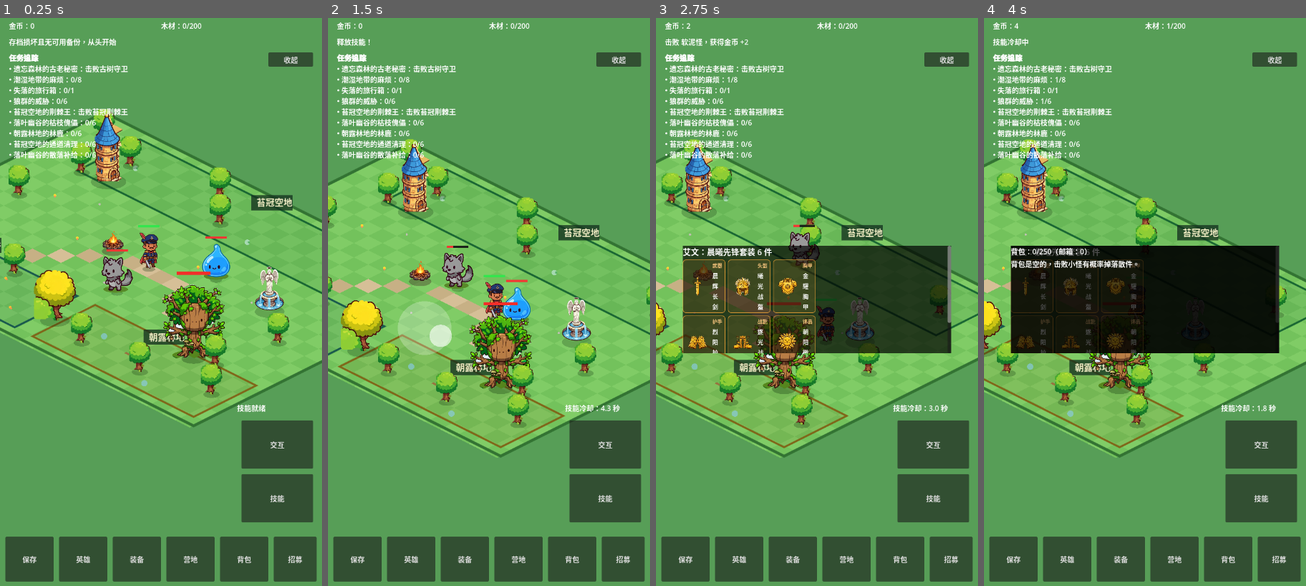
Above: before the commit, frames 1-4 (left to right).
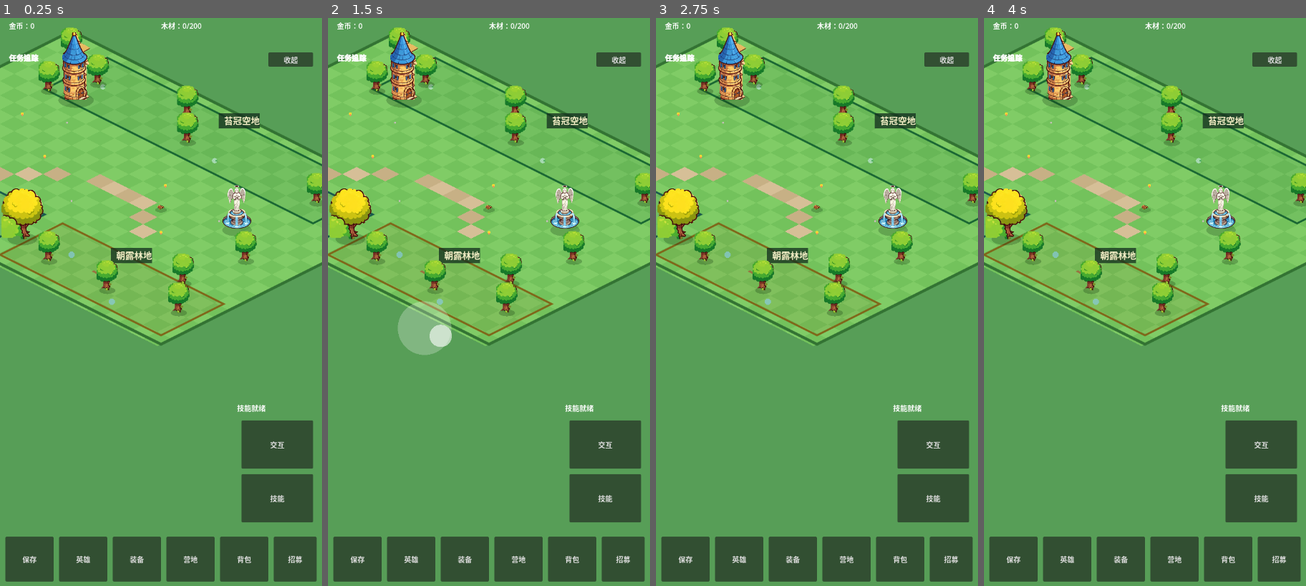
Above: after the commit, the same moments.

Repository: oneyi53/game
Game: Godot game, scene res://scenes/main.tscn
The game is run twice, just before and just after one commit, with the same random seed, the same clock (stepped at 60 frames per second) and the same inputs.
Inputs (mouse positions are in pixels of both pictures, inside the frame that each line leads up to):
- Up to frame 1 (0.25 s): no input
- Up to frame 2 (1.5 s): tap Enter at 0.5 s; move the mouse to (559, 273) at 0.52 s; hold Right (ui_right) 0.53-1.25 s; tap E at 0.6 s; click (559, 273) at 0.67 s; tap Space at 0.77 s; drag from (424, 330) to (598, 409) at 1.27 s
- Up to frame 3 (2.75 s): move the mouse to (849, 171) at 2.02 s; hold Right (ui_right) from 2.03 s (still down); tap Q at 2.1 s
- Up to frame 4 (4 s): release Right (ui_right) at 2.75 s; drag from (1128, 415) to (1048, 211) at 2.77 s; move the mouse to (1241, 387) at 3.52 s; hold Left (ui_left) from 3.53 s (still down); tap B at 3.6 s; tap Space at 3.77 s

The runs differ from the first frame. In frame 1, 38% of the frame differs, in the area x 0-100%, y 1-73%; in frame 2, 47%; in frame 3, 54%; in frame 4, 54%, in the area x 0-100%, y 0-78%.
Error after the commit: Parse Error: Identifier "visual_offsets" not declared in the current scope. (res://scripts/core/main.gd:326)

Commit message:
Improve portrait HUD and party visual layout

Diff:
--- a/scripts/core/main.gd
+++ b/scripts/core/main.gd
@@ -270,6 +270,7 @@
     # table index) so a 1-person party has no empty slots and a
     # growing party never overlaps. The captain is always first.
     var offsets: Array = [Vector2.ZERO, Vector2(-50.0, 30.0), Vector2(50.0, 30.0), Vector2(0.0, 70.0), Vector2(-50.0, 70.0), Vector2(50.0, 70.0)]
+    var visual_offsets: Array = [Vector2.ZERO, Vector2(-105.0, 35.0), Vector2(105.0, 35.0), Vector2(0.0, 125.0), Vector2(-105.0, 145.0), Vector2(105.0, 145.0)]
     var start_pos: Vector2 = Vector2(800.0, 600.0)
     if save_data.get("player_position") is Dictionary:
         var saved_pos: Dictionary = save_data["player_position"]
@@ -286,6 +287,7 @@
         hero.apply_equipment_bonus(equipment_manager.bonus_for_hero(hero.hero_id))
         hero.global_position = start_pos + offsets[spawn_index]
         hero.formation_offset = offsets[spawn_index]
+        hero.visual_formation_offset = visual_offsets[spawn_index]
         heroes_root.add_child(hero)
         hero.add_to_group("heroes")
         hero.died.connect(_on_hero_died)
@@ -321,6 +323,7 @@
     hero.apply_equipment_bonus(equipment_manager.bonus_for_hero(hero_id))
     hero.global_position = captain.global_position + offsets[index]
     hero.formation_offset = offsets[index]
+    hero.visual_formation_offset = visual_offsets[index]
     heroes_root.add_child(hero)
     hero.add_to_group("heroes")
     hero.died.connect(_on_hero_died)
